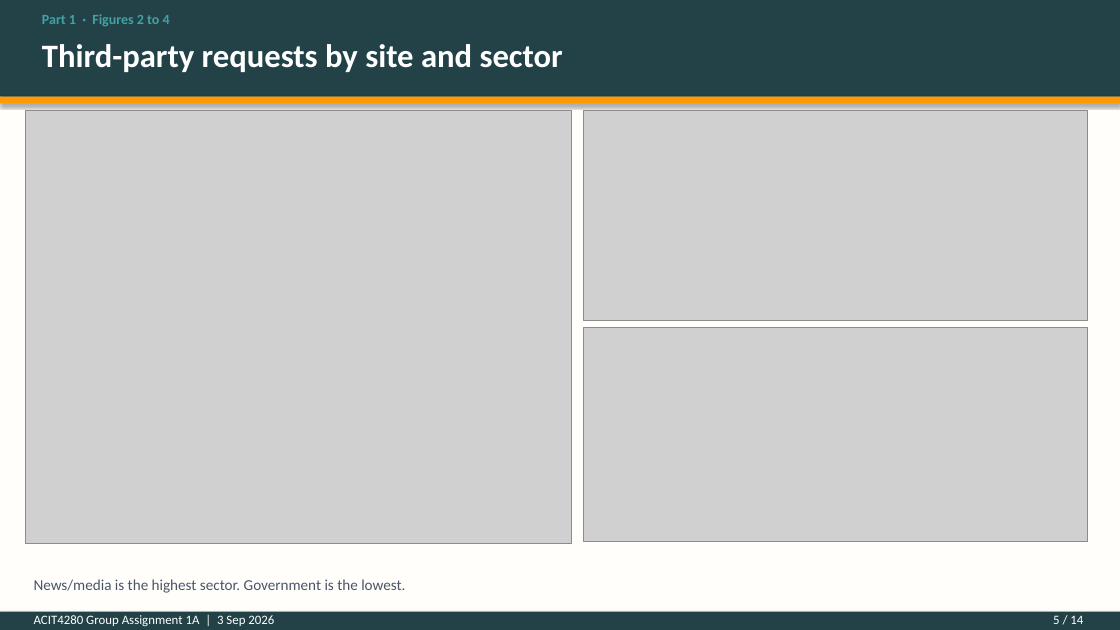
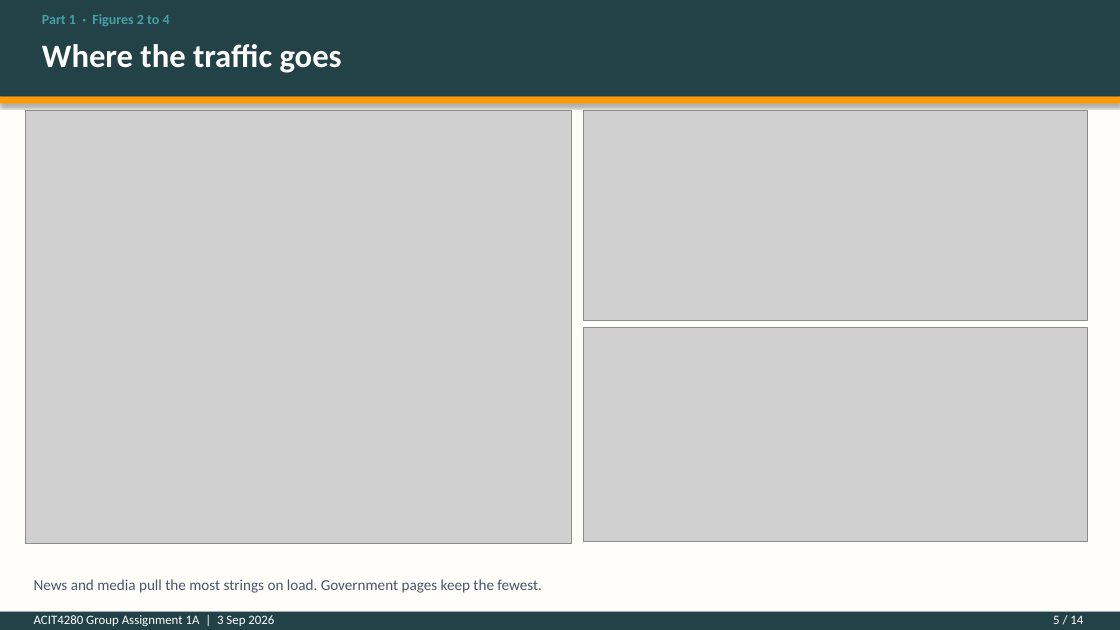
Before and after one commit to kasa031/Bacheloroppgave, a slide deck: slide 5 of ACIT4280_1A_presentation.pptx. Drawn at 1120x630 pixels with LibreOffice and Linux fonts; fonts in the diff are those of the drawing; grey boxes stand for pictures. Boxes give left, top, right and bottom in pixels: in the first picture for what was removed or moved away, otherwise in the second. Text is boxed around its words. In the diff, an @@ line names an element or a change of style, - is before the commit and + after.

```diff
--- a/ACIT4280_1A_presentation.pptx
+++ b/ACIT4280_1A_presentation.pptx
@@ text at bbox=[42, 44, 342, 73]: text changed @@
-Third-party requests by site and sector
+Where the traffic goes
@@ text at bbox=[34, 579, 542, 593]: text changed @@
-News/media is the highest sector. Government is the lowest.
+News and media pull the most strings on load. Government pages keep the fewest.
```
Also in this commit, not shown: 12 other slides changed, 4 other files.
